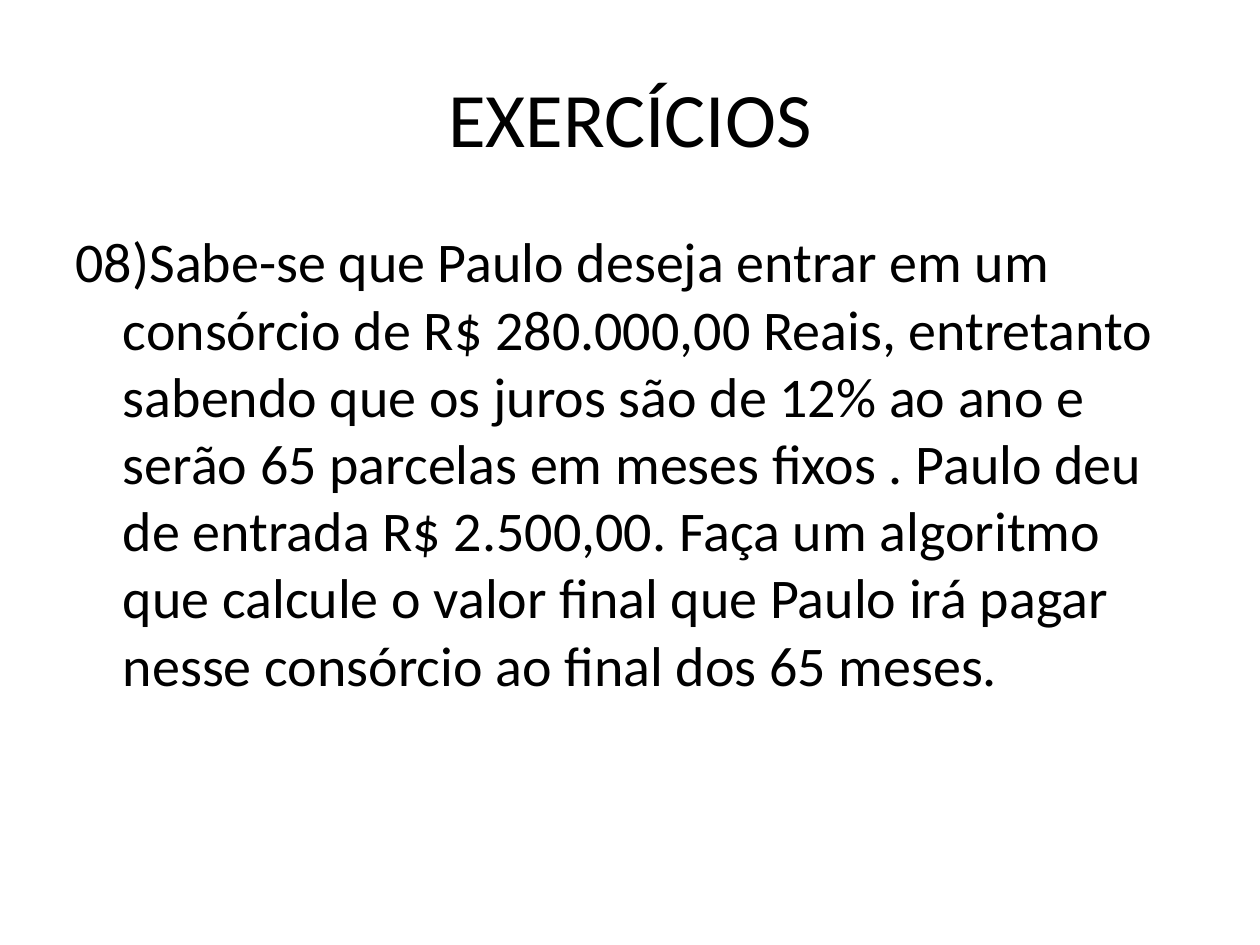
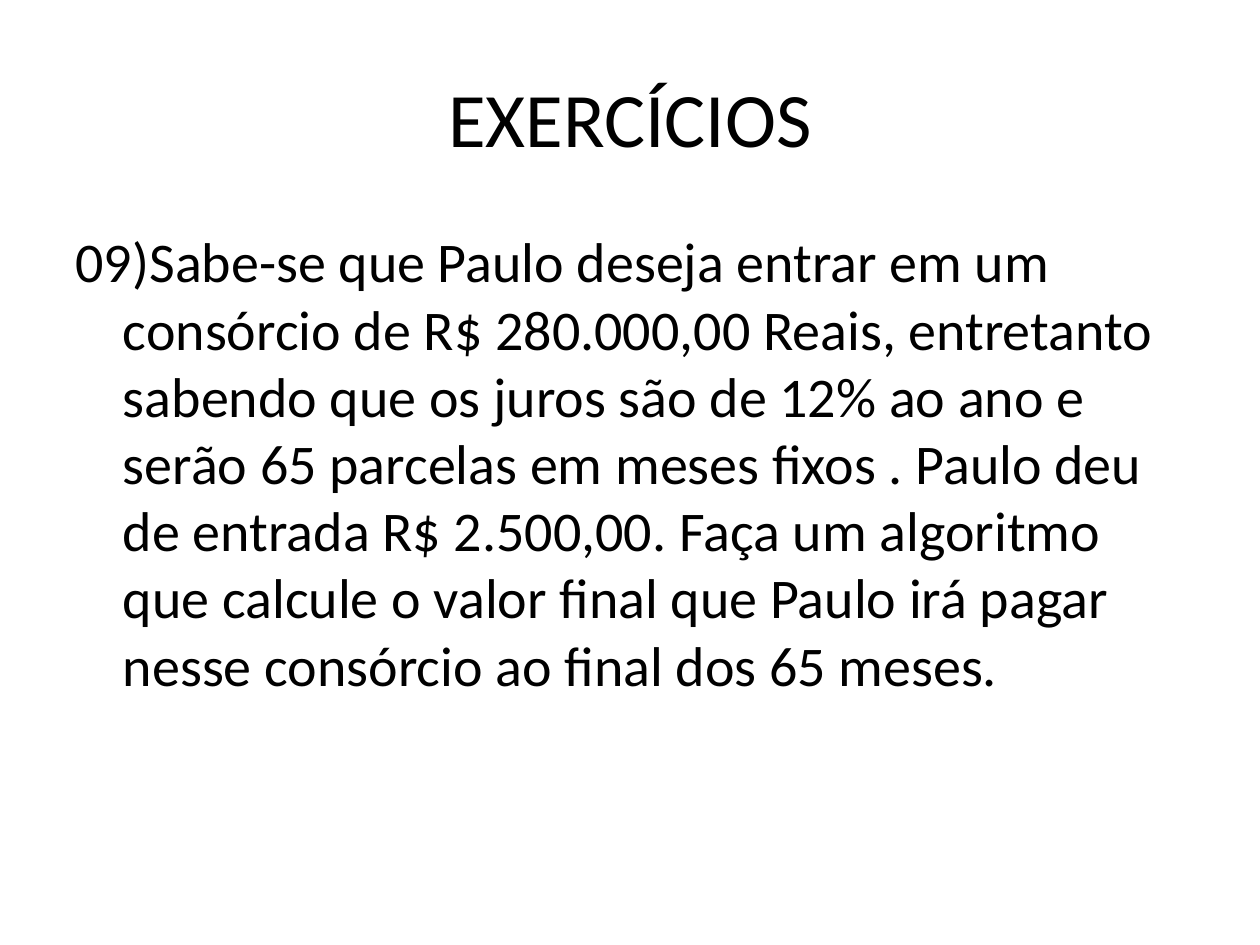
Before and after one commit to ViniciusRodrigues0078/AtividadesVisualG, a slide deck: slide 11 of EXERCÍCIOS_aula_10.pptx. Drawn at 1260x945 pixels with LibreOffice and Linux fonts; fonts in the diff are those of the drawing. Boxes give left, top, right and bottom in pixels: in the first picture for what was removed or moved away, otherwise in the second. Text is boxed around its words. In the diff, an @@ line names an element or a change of style, - is before the commit and + after.

```diff
--- a/EXERCÍCIOS_aula_10.pptx
+++ b/EXERCÍCIOS_aula_10.pptx
@@ text at bbox=[76, 241, 1153, 687]: text changed @@
-08)Sabe-se que Paulo deseja entrar em um consórcio de R$ 280.000,00 Reais, entretanto sabendo que os juros são de 12% ao ano e serão 65 parcelas em meses fixos . Paulo deu de entrada R$ 2.500,00. Faça um algoritmo que calcule o valor final que Paulo irá pagar nesse consórcio ao final dos 65 meses.
+09)Sabe-se que Paulo deseja entrar em um consórcio de R$ 280.000,00 Reais, entretanto sabendo que os juros são de 12% ao ano e serão 65 parcelas em meses fixos . Paulo deu de entrada R$ 2.500,00. Faça um algoritmo que calcule o valor final que Paulo irá pagar nesse consórcio ao final dos 65 meses.
```
Also in this commit, not shown: 8 other slides changed, 1 slide removed, 7 other files.
